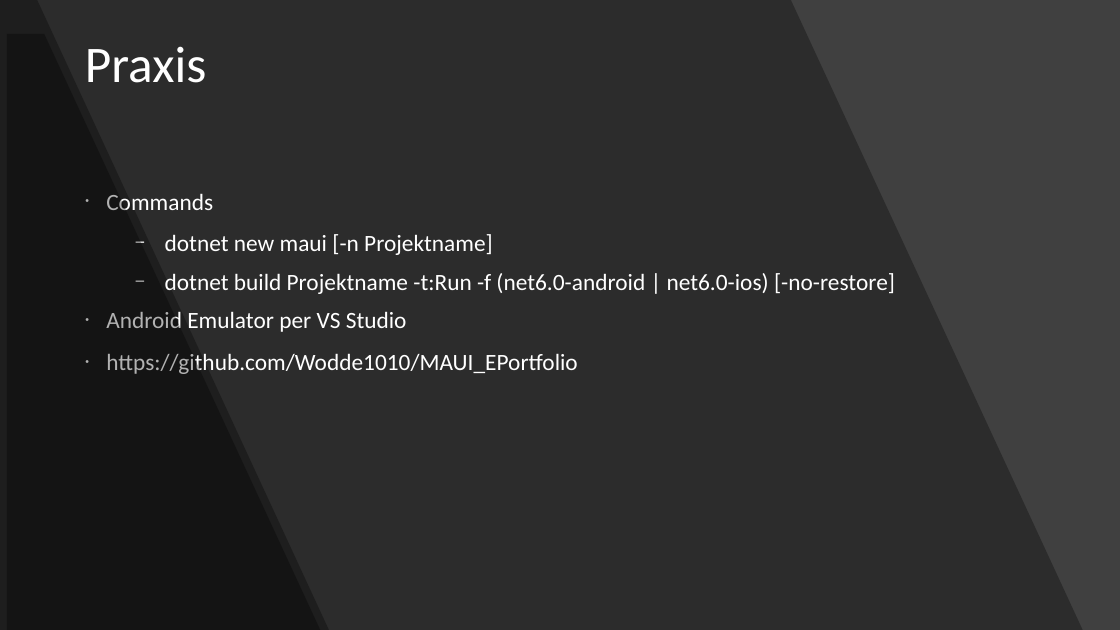
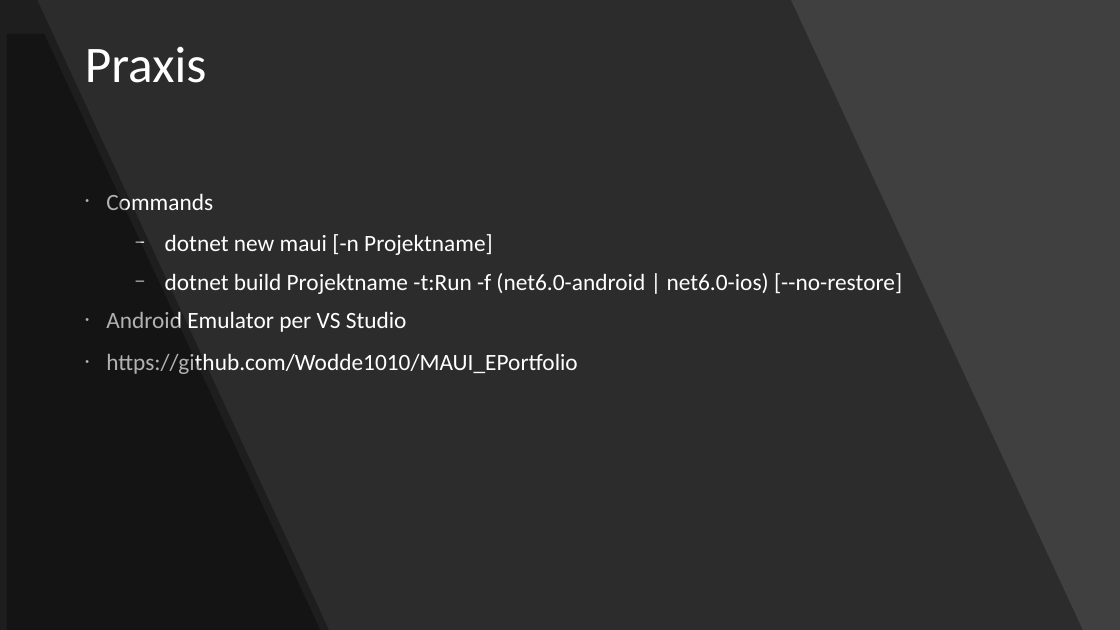
Before and after one commit to Wodde1010/MAUI_EPortfolio, a slide deck: slide 9 of maui.odp. Drawn at 1120x630 pixels with LibreOffice and Linux fonts; fonts in the diff are those of the drawing. Boxes give left, top, right and bottom in pixels: in the first picture for what was removed or moved away, otherwise in the second. Text is boxed around its words. In the diff, an @@ line names an element or a change of style, - is before the commit and + after.

```diff
--- a/maui.odp
+++ b/maui.odp
@@ text at (165, 273, 902, 294): text changed @@
-  − dotnet build Projektname -t:Run -f (net6.0-android | net6.0-ios) [-no-restore]
+  − dotnet build Projektname -t:Run -f (net6.0-android | net6.0-ios) [--no-restore]
```
Also in this commit, not shown: 1 other file.
